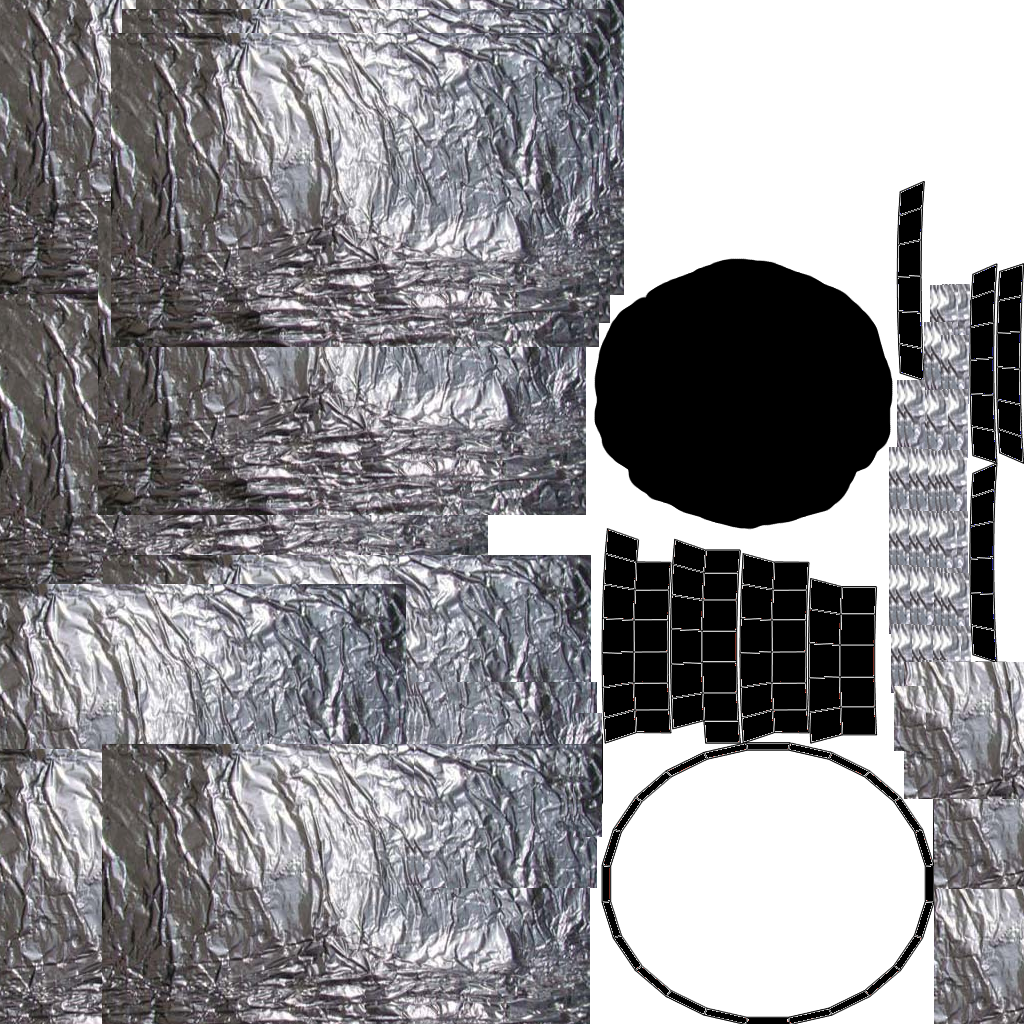
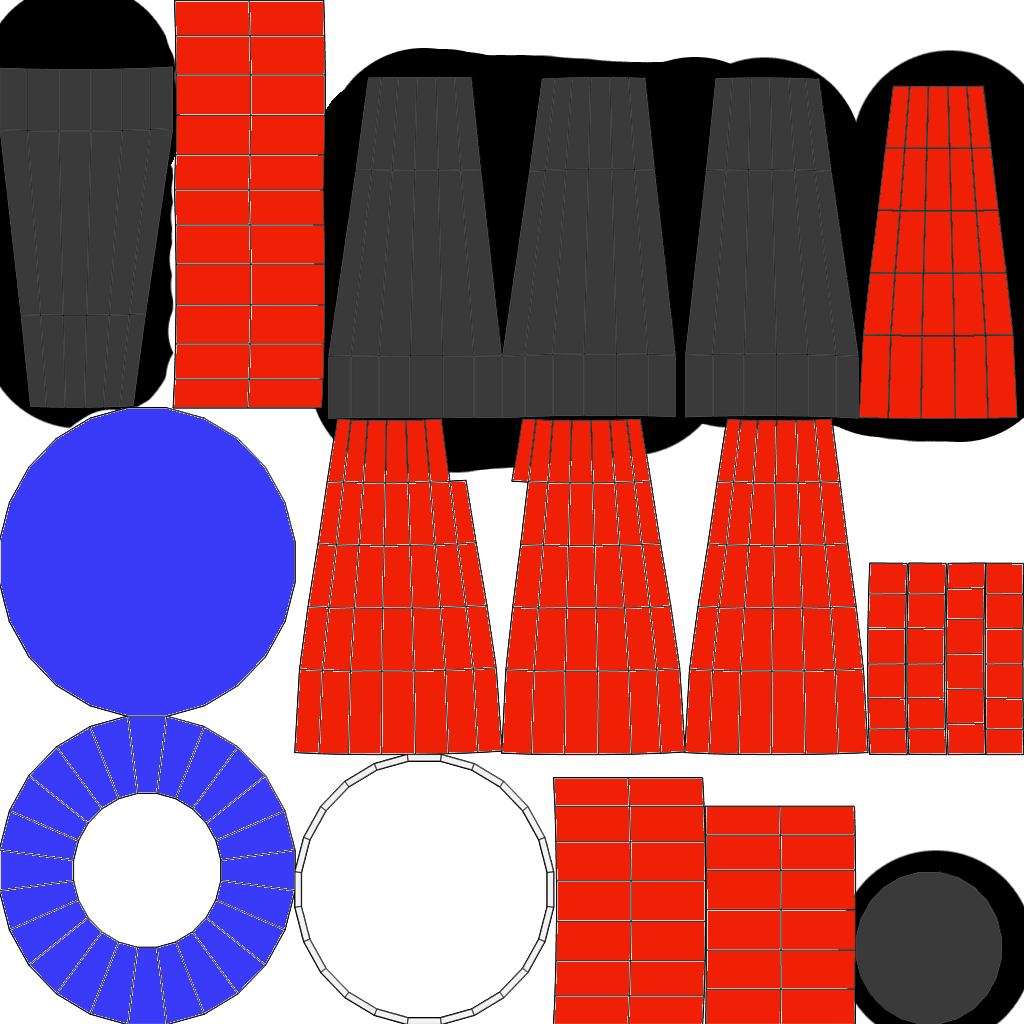
The second 1024x1024 image is a revision of the first. Changes to its layers:
added layer "satbusenginebase.png copy #1" above "Color interno" over [0, 0, 1024, 1024]
added layer "Color interno" above "satbusenginebase.png copy" over [0, 0, 1024, 1024]
renamed "basicsatbusengine.png copy" to "satbusenginebase.png copy", painted on it over [0, 0, 1024, 1024]
renamed "basicsatbusengine.png" to "satbusenginebase.png", painted on it over [0, 0, 1024, 1024]
